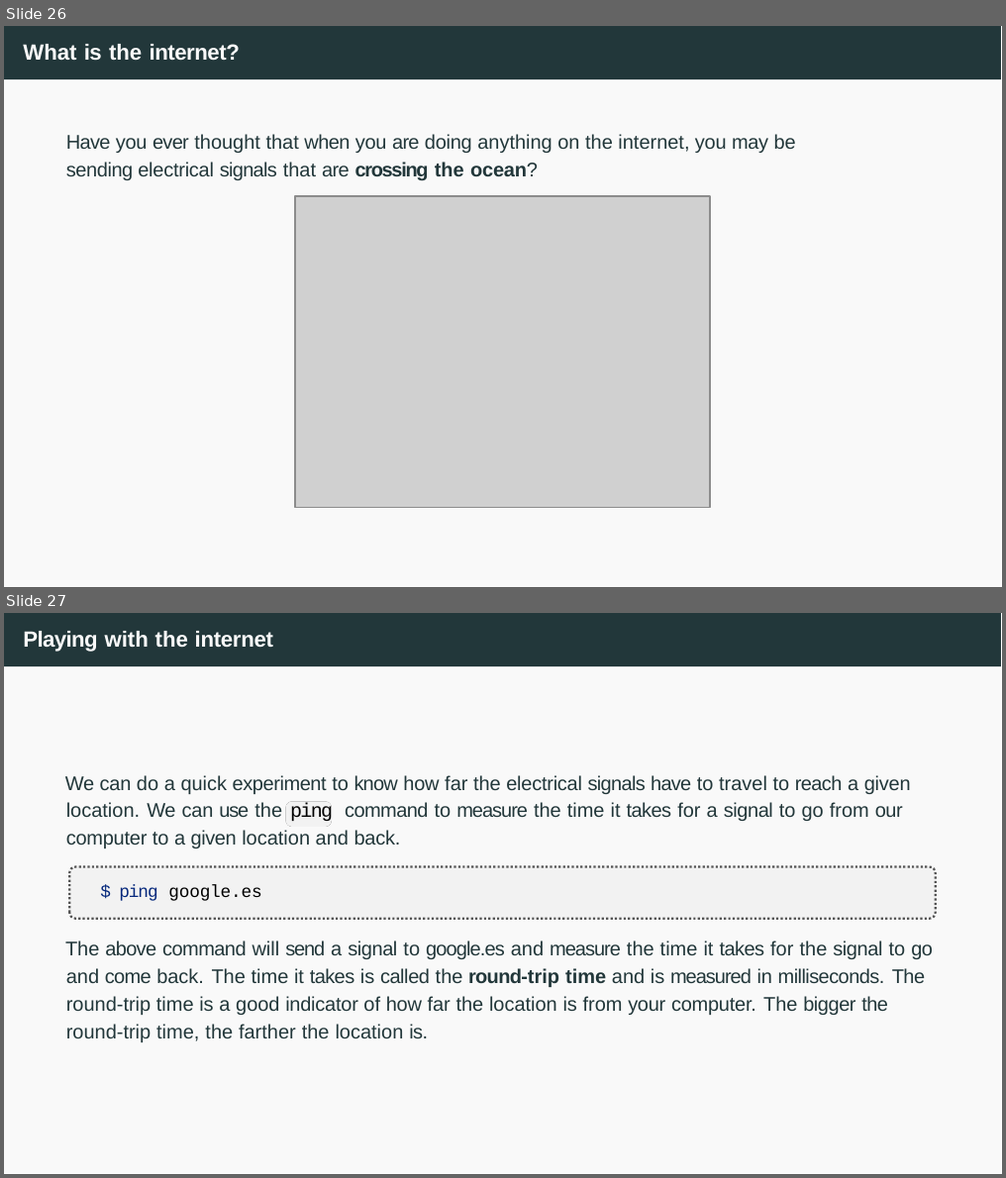
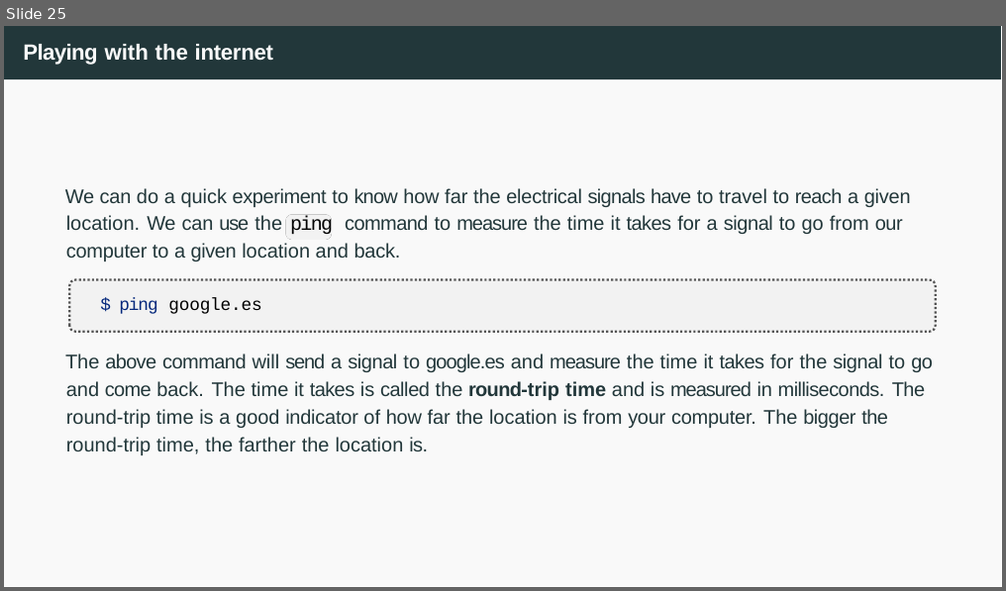
Before and after one commit to francescsolsonatehas/HPDCB, a slide deck: src/slides/Session 6 & 7 - AWS Networking-2026.pptx. Shown one above the other, each under a label of ours: slides 26 and 27 before the commit, slide 25 after it. The pictures are 1006x1178 and 1006x591 pixels, drawn with LibreOffice and Linux fonts; fonts in the diff are those of the drawing; grey boxes stand for pictures. Boxes give left, top, right and bottom in pixels: in the first picture for what was removed or moved away, otherwise in the second. Text is boxed around its words. In the diff, an @@ line names an element or a change of style, - is before the commit and + after.

```diff
--- a/src/slides/Session 6 & 7 - AWS Networking-2026.pptx
+++ b/src/slides/Session 6 & 7 - AWS Networking-2026.pptx
@@ slide 26 removed at box(4, 26, 1002, 587), background #FFFFFF; not listed: 2 template elements that a slide beside it also shows @@
@@ title removed at box(23, 44, 240, 61) @@
-What is the internet?
@@ text removed at box(66, 134, 796, 180) @@
-Have you ever thought that when you are doing anything on the internet, you may be sending electrical signals that are crossing the ocean?
@@ picture removed at box(295, 197, 709, 508) @@
@@ what was slide 27 is now slide 25 @@
```
Also in this commit, not shown: 3 slides changed, 4 other slides removed, 1 other file.
